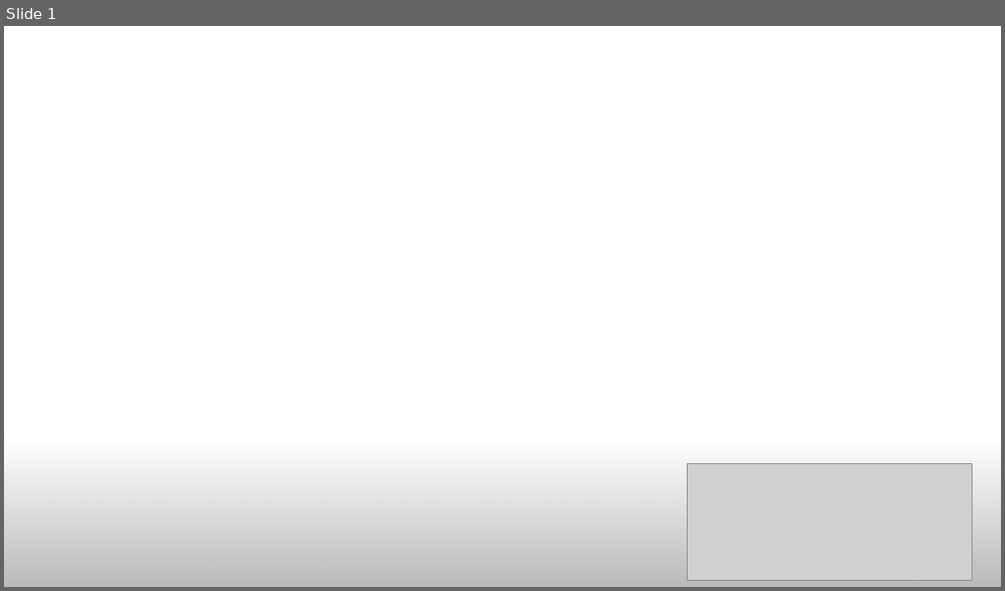
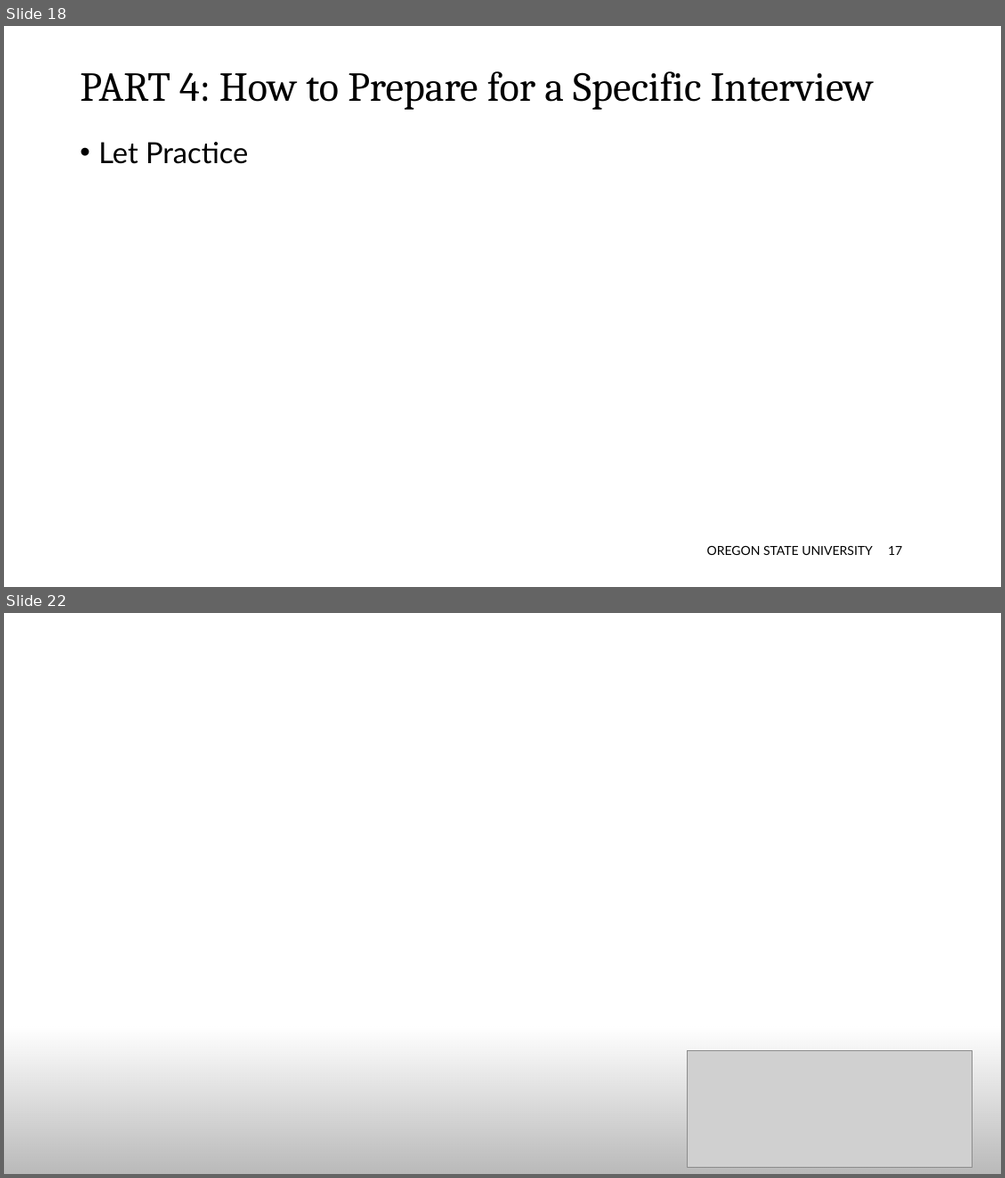
Before and after one commit to davicx/david, a slide deck: career/Career- 2022/OSU- COB Instructor/OSU- Career.pptx. Shown one above the other, each under a label of ours: slide 1 before the commit, slides 18 and 22 after it; the slides between them are not shown. The pictures are 1005x591 and 1005x1178 pixels, drawn with LibreOffice and Linux fonts; fonts in the diff are those of the drawing; grey boxes stand for pictures. Boxes give left, top, right and bottom in pixels: in the first picture for what was removed or moved away, otherwise in the second. Text is boxed around its words. In the diff, an @@ line names an element or a change of style, - is before the commit and + after.

```diff
--- a/career/Career- 2022/OSU- COB Instructor/OSU- Career.pptx
+++ b/career/Career- 2022/OSU- COB Instructor/OSU- Career.pptx
@@ slide 18 added at <box>4,26,1001,587</box>, background #FFFFFF @@
@@ title added at <box>80,71,874,110</box>, 39.6 pt, text #000000 @@
+PART 4: How to Prepare for a Specific Interview
@@ text added at <box>98,142,248,164</box>, 28 pt, text #000000 @@
+• Let Practice
@@ text added at <box>707,546,873,555</box>, 12 pt, text #000000 @@
+OREGON STATE UNIVERSITY
@@ page number added at <box>888,546,902,555</box>, 12 pt, text #000000 @@
+17
@@ what was slide 1 is now slide 22 @@
```
Also in this commit, not shown: 3 slides changed, 19 other slides added, 2 slides removed, 2 other files.
